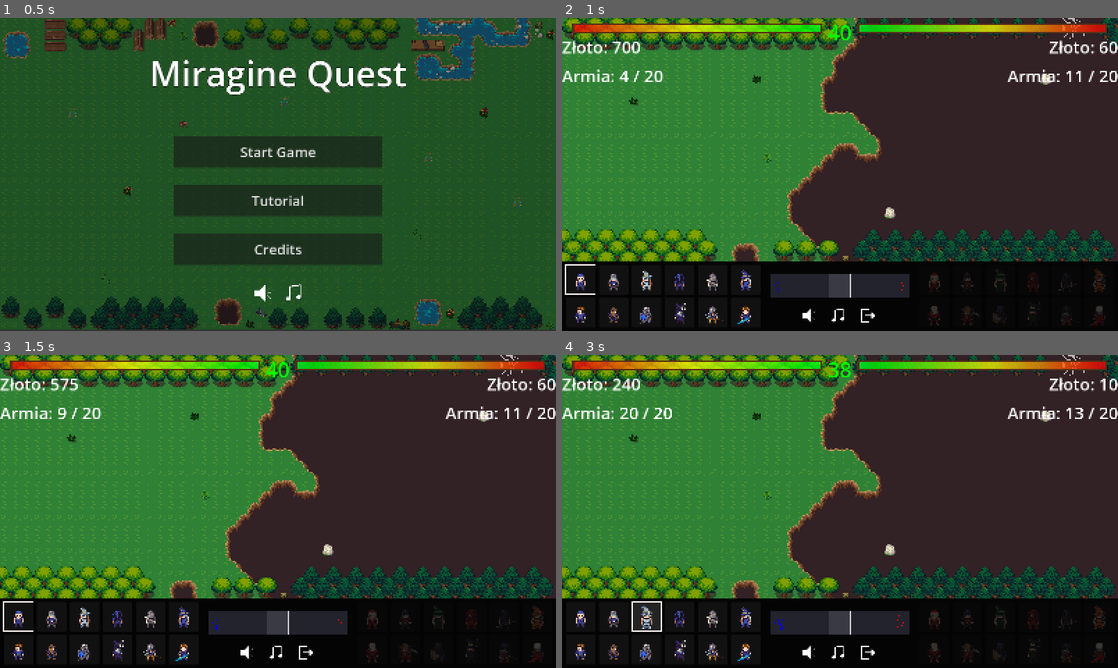
Above: before the commit, frames 1-4 (two rows, left to right).
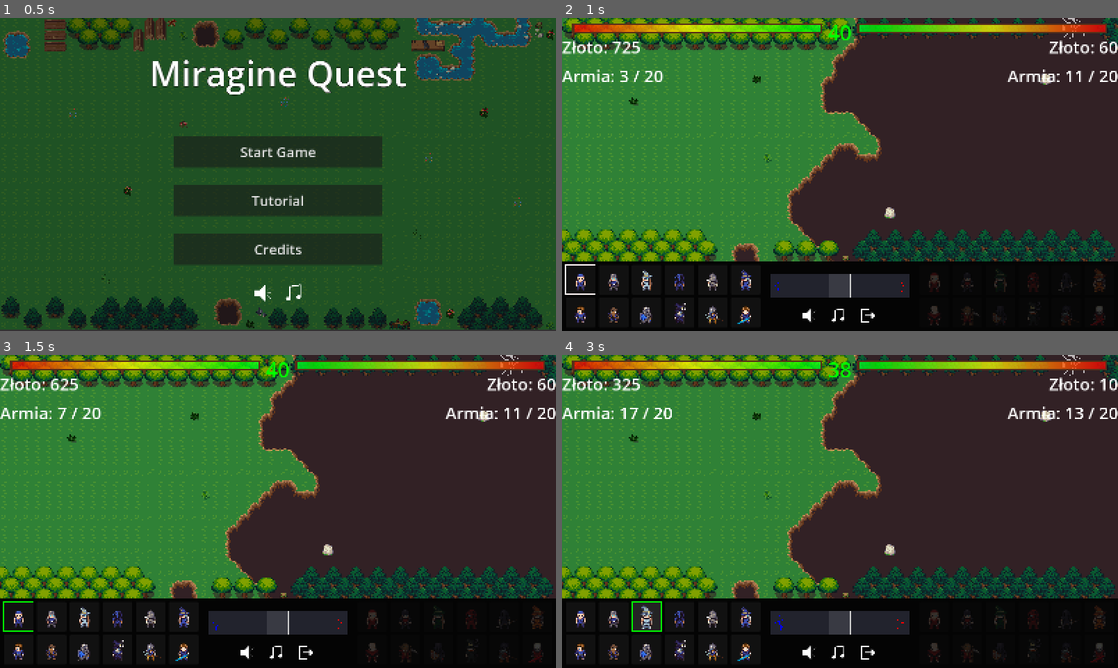
Above: after the commit, the same moments.

Repository: wojmichaluk/miragine-quest
Game: Godot game, scene res://scenes/MainMenu.tscn
Two runs of this game, one before a commit and one after it. Both use one fixed random seed, a clock stepped at 60 frames per second and the inputs below. The engine's default icon, where the game draws it, is replaced by a stand-in: a white triangle on a blue panel in a dark square.
Inputs (mouse positions are in pixels of both pictures, inside the frame that each line leads up to):
- Up to frame 1 (0.5 s): no input
- Up to frame 2 (1 s): click "Start Game" at 0.5 s
- Up to frame 3 (1.5 s): click (16, 617) at 1.25 s
- Up to frame 4 (3 s): click (612, 617) at 2.02 s; click (645, 617) at 2.77 s

Frame 1 is identical in both runs. In frame 2, 0.1% of the frame differs, in the area x 10-62%, y 7-88%; in frame 3, 0.2%; in frame 4, 0.3%, in the area x 9-62%, y 7-89%.

Commit message:
Added currency income schedule based on round number; added game over scene

Diff:
--- /dev/null
+++ b/godot-project/scenes/GameOver.tscn
@@ -0,0 +1,47 @@
+[gd_scene format=3 uid="uid://cna6ankn0q2dy"]
+
+[ext_resource type="Script" uid="uid://d0gje2qd48dda" path="res://scripts/game_over.gd" id="1_6bcno"]
+
+[node name="GameOver" type="CanvasLayer" unique_id=548181630]
+process_mode = 2
+layer = 5
+script = ExtResource("1_6bcno")
+
+[node name="ColorRect" type="ColorRect" parent="." unique_id=613537379]
+offset_right = 1600.0
+offset_bottom = 900.0
+color = Color(0.032382183, 0.032382198, 0.032382168, 0.54901963)
+
+[node name="CenterContainer" type="CenterContainer" parent="." unique_id=1361425477]
+anchors_preset = 15
+anchor_right = 1.0
+anchor_bottom = 1.0
+offset_top = 100.0
+grow_horizontal = 2
+grow_vertical = 2
+
+[node name="VBoxContainer" type="VBoxContainer" parent="CenterContainer" unique_id=1625173091]
+custom_minimum_size = Vector2(800, 600)
+layout_mode = 2
+theme_override_constants/separation = 50
+
+[node name="Label" type="Label" parent="CenterContainer/VBoxContainer" unique_id=728936173]
+custom_minimum_size = Vector2(800, 150)
+layout_mode = 2
+theme_override_font_sizes/font_size = 75
+horizontal_alignment = 1
+
+[node name="Restart" type="Button" parent="CenterContainer/VBoxContainer" unique_id=1259773082]
+custom_minimum_size = Vector2(0, 90)
+layout_mode = 2
+theme_override_font_sizes/font_size = 40
+text = "Play Again"
+
+[node name="MainMenu" type="Button" parent="CenterContainer/VBoxContainer" unique_id=1362927780]
+custom_minimum_size = Vector2(0, 90)
+layout_mode = 2
+theme_override_font_sizes/font_size = 40
+text = "Exit to Main Menu"
+
+[connection signal="pressed" from="CenterContainer/VBoxContainer/Restart" to="." method="_on_restart_pressed"]
+[connection signal="pressed" from="CenterContainer/VBoxContainer/MainMenu" to="." method="_on_main_menu_pressed"]
--- a/godot-project/scenes/Main.tscn
+++ b/godot-project/scenes/Main.tscn
@@ -5,6 +5,7 @@
 [ext_resource type="Texture2D" uid="uid://cc8sv512152hw" path="res://assets/map/forest_tiles.png" id="2_vcsgt"]
 [ext_resource type="PackedScene" uid="uid://bcmlashiro1v6" path="res://scenes/EnemyUnit.tscn" id="3_wp0k4"]
 [ext_resource type="PackedScene" uid="uid://dkg2pejelckmf" path="res://scenes/Base.tscn" id="4_bjd11"]
+[ext_resource type="PackedScene" uid="uid://cna6ankn0q2dy" path="res://scenes/GameOver.tscn" id="5_cvmbd"]
 [ext_resource type="Script" uid="uid://dgi4e005184wj" path="res://scripts/camera_2d.gd" id="5_wp0k4"]
 [ext_resource type="Script" uid="uid://dr8onev4b1pvh" path="res://scripts/ui.gd" id="6_bjd11"]
 [ext_resource type="Texture2D" uid="uid://d226w01dbuuw4" path="res://assets/lifebar/lifebar.png" id="6_c01mt"]
@@ -373,6 +374,7 @@
 player_unit_scene = ExtResource("2_lhr70")
 enemy_unit_scene = ExtResource("3_wp0k4")
 base_scene = ExtResource("4_bjd11")
+game_over_scene = ExtResource("5_cvmbd")
 
 [node name="BaseLayer" type="TileMapLayer" parent="." unique_id=1485000736]
 z_index = -2
--- a/godot-project/scripts/base.gd
+++ b/godot-project/scripts/base.gd
@@ -260,9 +260,6 @@
 	if attack_tween:
 		attack_tween.kill()
 
-	# Emit death signal
-	base_destroyed.emit(is_player)
-
 	# Ensure that hframes and vframes are set 'normally'
 	set_sprite_frames_normal()
 
@@ -283,8 +280,11 @@
 		frames_num * frame_time
 	)
 
-	# Call queue_free() after animation has ended
-	tween.finished.connect(queue_free)
+	# Emit death signal and call queue_free() after animation has ended
+	tween.finished.connect(func():
+		base_destroyed.emit(is_player)
+		queue_free()
+	)
 
 
 func play_death_sound():
--- /dev/null
+++ b/godot-project/scripts/game_over.gd
@@ -0,0 +1,31 @@
+extends CanvasLayer
+
+@onready var title_label = $CenterContainer/VBoxContainer/Label
+
+# Called when the node enters the scene tree for the first time.
+func _ready() -> void:
+	pass # Replace with function body.
+
+
+# Called every frame. 'delta' is the elapsed time since the previous frame.
+func _process(delta: float) -> void:
+	pass
+
+
+func setup(is_win: bool):
+	if is_win:
+		title_label.text = "ZWYCIĘSTWO"
+		title_label.modulate = Color.GREEN
+	else:
+		title_label.text = "PRZEGRANA"
+		title_label.modulate = Color.RED
+
+
+func _on_restart_pressed() -> void:
+	get_tree().paused = false
+	get_tree().change_scene_to_file("res://scenes/Main.tscn")
+
+
+func _on_main_menu_pressed():
+	get_tree().paused = false
+	get_tree().change_scene_to_file("res://scenes/MainMenu.tscn")
--- a/godot-project/scripts/main.gd
+++ b/godot-project/scripts/main.gd
@@ -5,6 +5,9 @@
 @export var player_unit_scene: PackedScene
 @export var enemy_unit_scene: PackedScene
 @export var base_scene: PackedScene
+
+# Game over scene
+@export var game_over_scene: PackedScene
 
 # Gold currency
 var player_gold: int = 800
@@ -25,7 +28,7 @@
 # Timers
 var round_time: float = 40.0
 var current_time: float = 40.0
-var shopping_phase_duration: float = 10.0
+var shopping_phase_duration: float = 5.0
 
 # Signals to notify UI
 signal gold_changed(new_amount, is_player)
@@ -34,7 +37,9 @@
 
 # Spawn unit utility
 var active_unit_id
-var spawn_delay_per_weight = 0.1
+
+# Round number
+var round = 0
 
 # Called when the node enters the scene tree for the first time.
 func _ready() -> void:
@@ -134,7 +139,13 @@
 func select_active_unit(unit_id):
 	active_unit_id = unit_id
 	var unit_data = GlobalData.player_units_data[str(unit_id)]
-	var spawn_delay = spawn_delay_per_weight * unit_data["weight"]
+	var time = current_time + shopping_phase_duration - round_time
+	var remaining_weight = player_weight_limit - player_weight
+	var units_to_send = floor(remaining_weight / unit_data["weight"])
+
+	# A little time shift
+	var spawn_delay = (time - 2) / (units_to_send + 1)
+	spawn_delay = max(min(spawn_delay, 0.5), 0.0)
 	$CanvasLayer/UI.update_unit_selection(unit_id, spawn_delay)
 
 
@@ -245,20 +256,21 @@
 
 
 func end_game(is_player):
-	if is_player:
-		print("Wygrana!")
-	else:
-		print("Przegrana!")
+	var game_over = game_over_scene.instantiate()
+	add_child(game_over)
+	game_over.setup(not is_player)
+
+	# Pause the game
+	get_tree().paused = true
 
 
 func start_new_round():
+	# Update time and round number
 	current_time = round_time
-
-	# Update weight and gold limits
-	player_weight_limit += int(player_weight_gain / 8.0)
-	enemy_weight_limit += int(enemy_weight_gain / 8.0)
-	player_gold_round += int(player_gold_gain / 4.0)
-	enemy_gold_round += int(enemy_gold_gain / 4.0)
+	round += 1
+
+	# Update weight and gold limits based on round number
+	update_currency_schedule()
 
 	# Adding gold at the start of the round
 	player_gold += player_gold_round
@@ -285,6 +297,14 @@
 	enemy_ai_purchase()
 
 
+func update_currency_schedule():
+	var factor = int(round / 10) + 1
+	player_weight_limit += int(player_weight_gain / (8.0 * factor))
+	enemy_weight_limit += int(enemy_weight_gain / (8.0 * factor))
+	player_gold_round += int(player_gold_gain / (4.0 * factor))
+	enemy_gold_round += int(enemy_gold_gain / (4.0 * factor))
+
+
 func enemy_ai_purchase():
 	# Simple AI: buy random units
 	for i in range(100):
Not shown, added: godot-project/scripts/game_over.gd.uid
